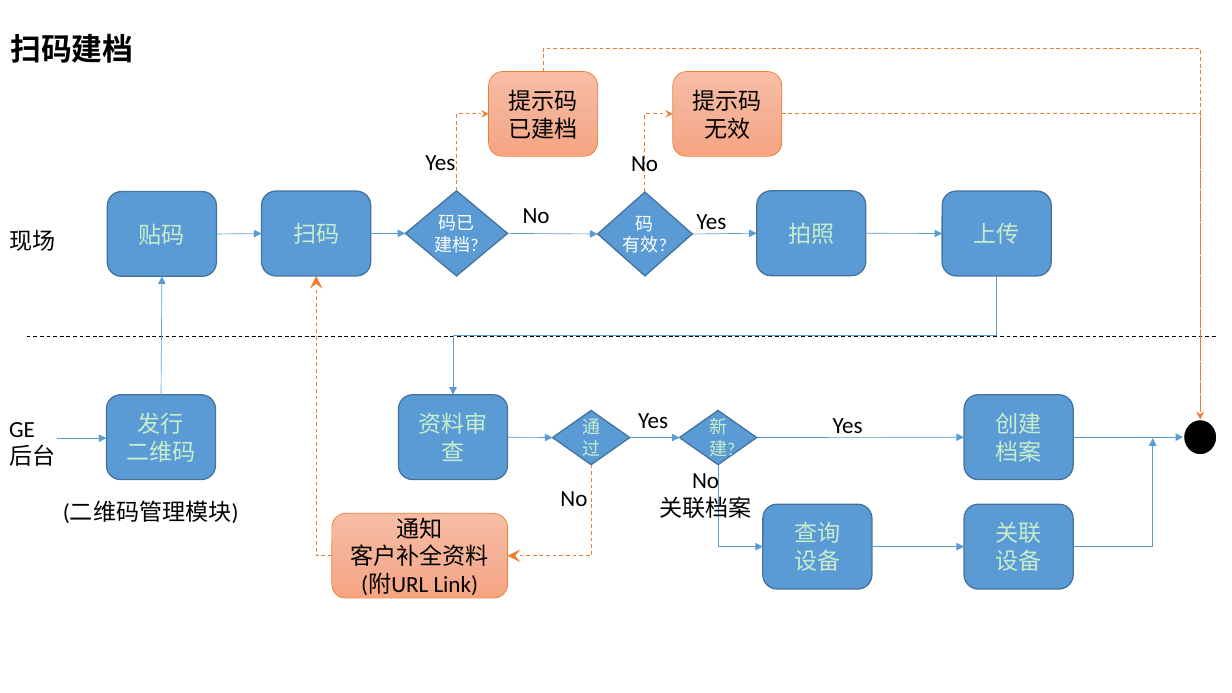
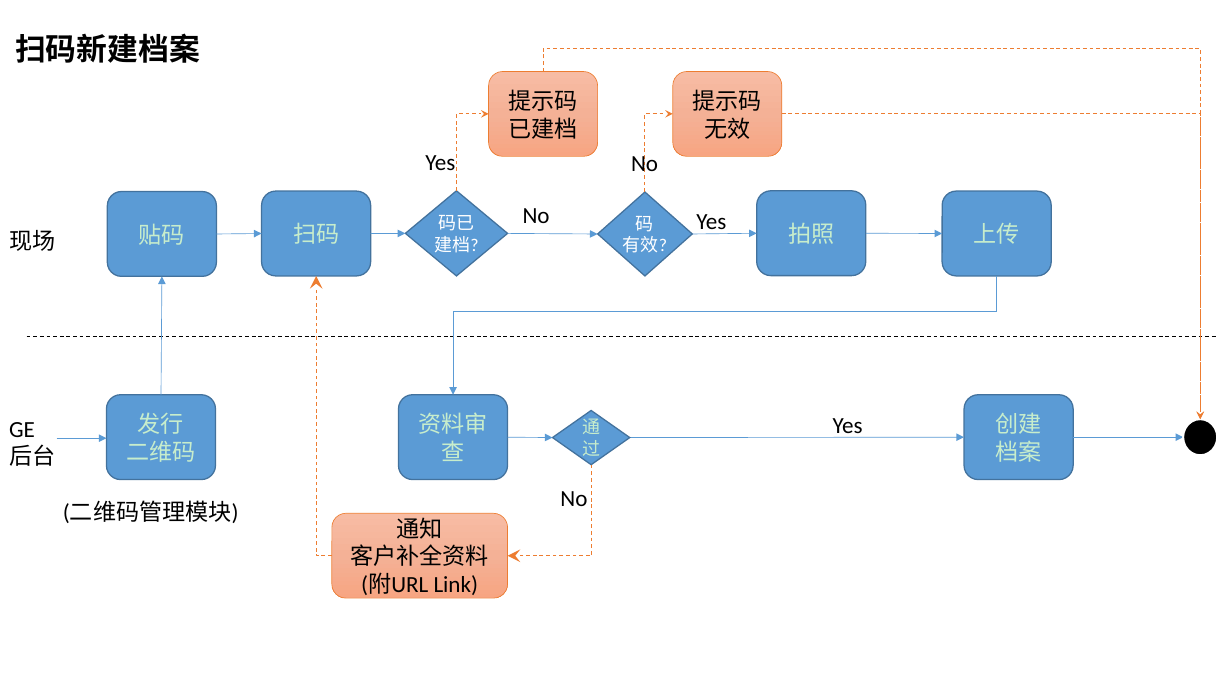
Before and after one commit to devhotmail/APMHome, a slide deck: slide 1 of Document/APM_bizflow.pptx. Drawn at 1232x693 pixels with LibreOffice and Linux fonts; fonts in the diff are those of the drawing. Boxes give left, top, right and bottom in pixels: in the first picture for what was removed or moved away, otherwise in the second. Text is boxed around its words. In the diff, an @@ line names an element or a change of style, - is before the commit and + after.

```diff
--- a/Document/APM_bizflow.pptx
+++ b/Document/APM_bizflow.pptx
@@ text at [15, 33, 200, 63]: text changed @@
-扫码建档
+扫码新建档案
@@ elbow arrow (997, 276) - (453, 395): route changed @@
@@ text removed at [638, 413, 668, 428] @@
-Yes
@@ diamond removed at [679, 410, 757, 465] @@
-新建?
@@ arrow moved from (757, 438) - (964, 437) to (630, 438) - (964, 437) @@
@@ arrow removed from (630, 438) to (679, 438) @@
@@ elbow arrow removed from (1073, 547) to (1153, 438) @@
@@ text removed at [659, 468, 751, 521] @@
-No
-关联档案
@@ elbow arrow removed from (718, 465) to (763, 547) @@
@@ rounded rectangle removed at [763, 505, 872, 590] @@
-查询
-设备
@@ rounded rectangle removed at [964, 505, 1073, 590] @@
-关联
-设备
@@ arrow removed from (872, 547) to (964, 547) @@
```
Also in this commit, not shown: 5 other slides changed, 1 slide added, 1 other file.
